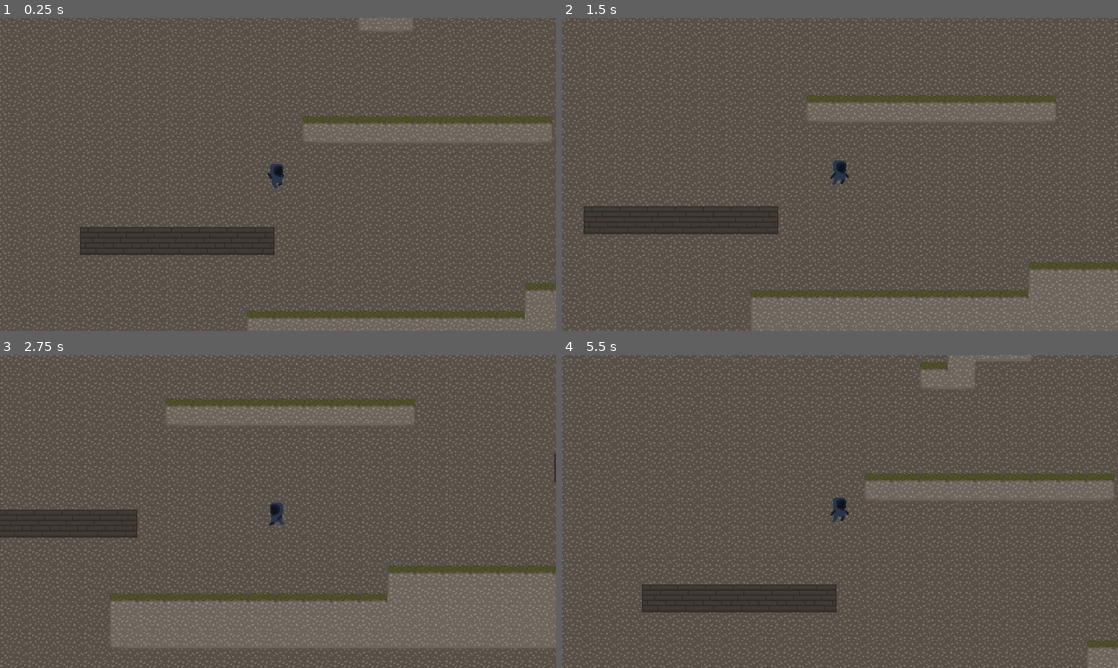
Above: before the commit, frames 1-4 (two rows, left to right).
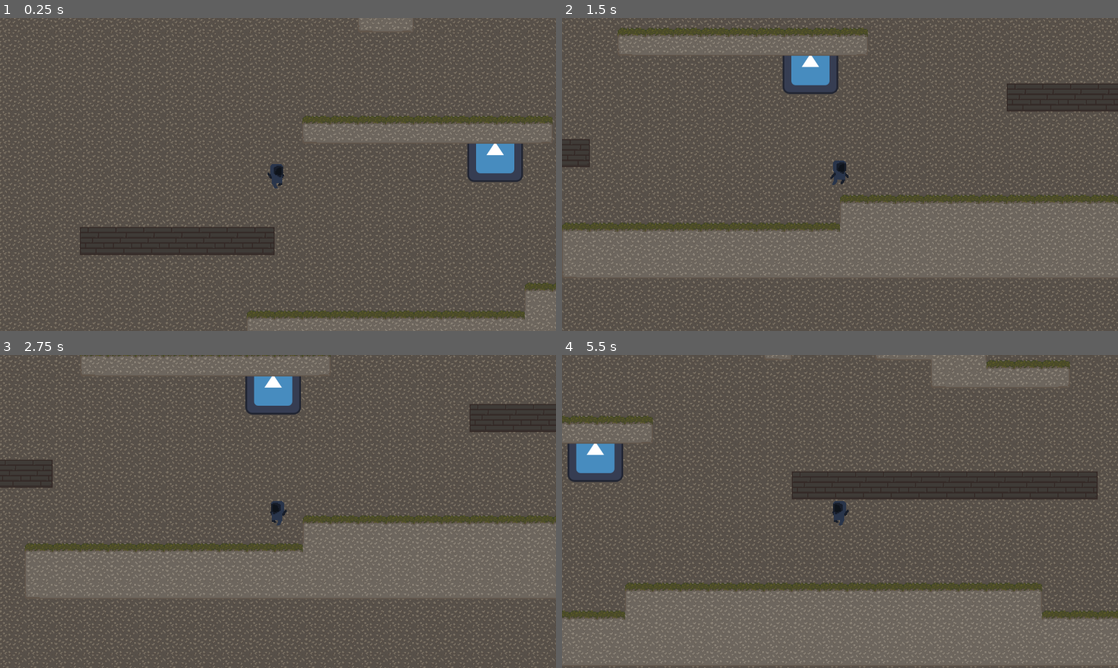
Above: after the commit, the same moments.

Repository: Sederic/Hook-Hero
Game: Godot game, scene res://Scenes/level.tscn
Same seed, same stepped clock (60 frames per second), same inputs: the game is played once before the commit and once after it. The engine's default icon, where the game draws it, is replaced by a stand-in: a white triangle on a blue panel in a dark square.
Inputs (mouse positions are in pixels of both pictures, inside the frame that each line leads up to):
- Up to frame 1 (0.25 s): no input
- Up to frame 2 (1.5 s): move the mouse to (962, 158) at 0.52 s; hold D (Right) from 0.53 s (still down); click (962, 158) at 0.6 s; move the mouse to (728, 190) at 1.27 s; tap Space (Space) at 1.35 s
- Up to frame 3 (2.75 s): move the mouse to (333, 442) at 2.02 s; release D (Right) at 2.03 s; hold A (Left) from 2.03 s (still down); click (333, 442) at 2.1 s
- Up to frame 4 (5.5 s): move the mouse to (812, 574) at 2.77 s; release A (Left) at 2.78 s; hold D (Right) 2.78-3.5 s; tap Space (Space) at 2.85, 5.1 s; click (840, 502) at 3.5 s, where only the run before the commit has a clickable "New Game"; move the mouse to (1006, 558) at 4.27 s; hold D (Right) 4.28-5.03 s; click (1006, 558) at 4.35 s; move the mouse to (673, 464) at 5.02 s; hold A (Left) from 5.03 s (still down)

The runs differ from the first frame. In frame 1, 1.2% of the frame differs, in the area x 84-95%, y 40-53%; in frame 2, 24%; in frame 3, 24%; in frame 4, 25%, in the area x 0-100%, y 0-100%.

Commit message:
ok done

Diff:
--- a/Scenes/level_tiles.tscn
+++ b/Scenes/level_tiles.tscn
@@ -9,7 +9,7 @@
 [node name="Player" parent="." instance=ExtResource("1_8epam")]
 position = Vector2(100, 300)
 
+[node name="TileMap2" parent="." instance=ExtResource("3_lmqni")]
+
 [node name="enemy" parent="." instance=ExtResource("2_qj4tb")]
 scale = Vector2(0.5, 0.5)
-
-[node name="TileMap2" parent="." instance=ExtResource("3_lmqni")]
--- a/Scripts/game_manager.gd
+++ b/Scripts/game_manager.gd
@@ -22,6 +22,7 @@
 
 func debug():
 	ui.hide()
+	get_node("/root/Root/SubViewportContainer/SubViewport/TileMap").queue_free()
 	level.set_process_mode(PROCESS_MODE_INHERIT)
 
 # Called every frame. 'delta' is the elapsed time since the previous frame.
